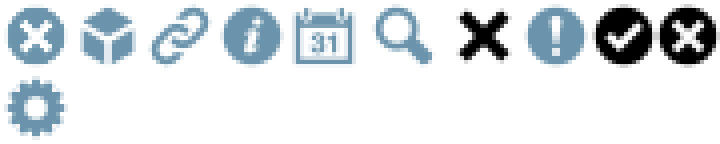
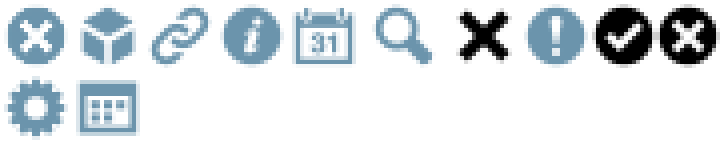
Layers edited between the first and the second 720x144 image:
added layer "window" above "cog" over [left=76, top=80, right=140, bottom=136]
